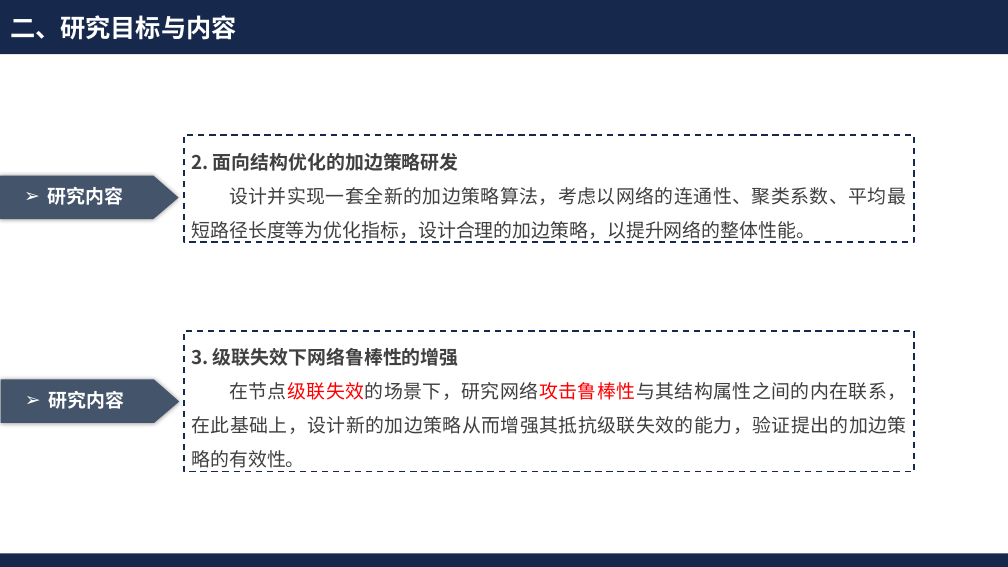
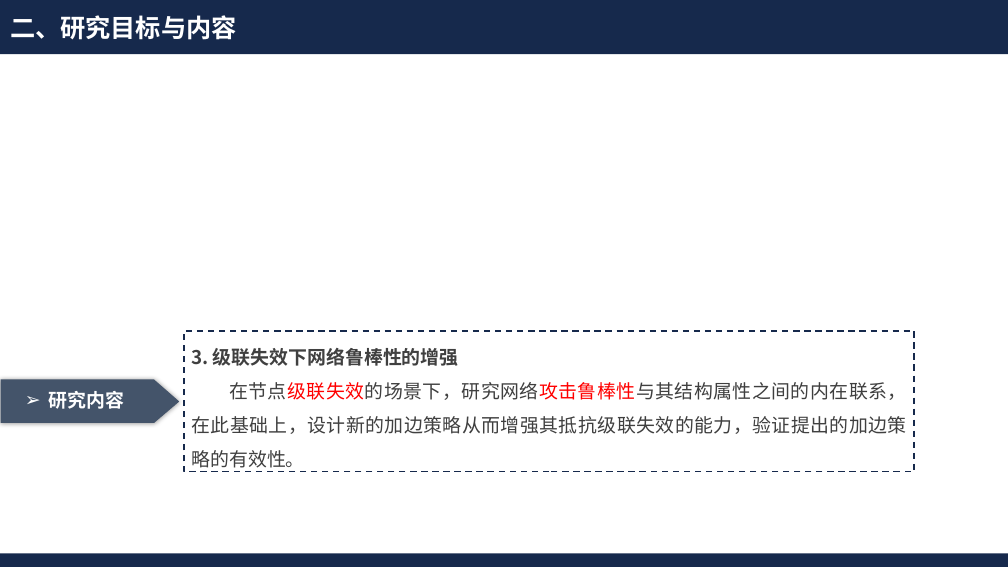
Before and after one commit to Akihi7777/day-day-up, a slide deck: slide 14 of 毕业近在咫尺/开题答辩.pptx (slide 8 before the commit). Drawn at 1008x567 pixels with LibreOffice and Linux fonts; fonts in the diff are those of the drawing; background and template pictures are left out. Boxes give left, top, right and bottom in pixels: in the first picture for what was removed or moved away, otherwise in the second. Text is boxed around its words. In the diff, an @@ line names an element or a change of style, - is before the commit and + after.

```diff
--- a/毕业近在咫尺/开题答辩.pptx
+++ b/毕业近在咫尺/开题答辩.pptx
@@ rectangle removed at [184, 135, 914, 242] @@
-2. 面向结构优化的加边策略研发
-设计并实现一套全新的加边策略算法，考虑以网络的连通性、聚类系数、平均最短路径长度等为优化指标，设计合理的加边策略，以提升网络的整体性能。
@@ freeform shape removed at [0, 175, 178, 219] @@
@@ text removed at [48, 187, 124, 205] @@
-➢ 研究内容
```
Also in this commit, not shown: 6 other slides changed, 5 slides added, 9 slides removed, 1 other file.
